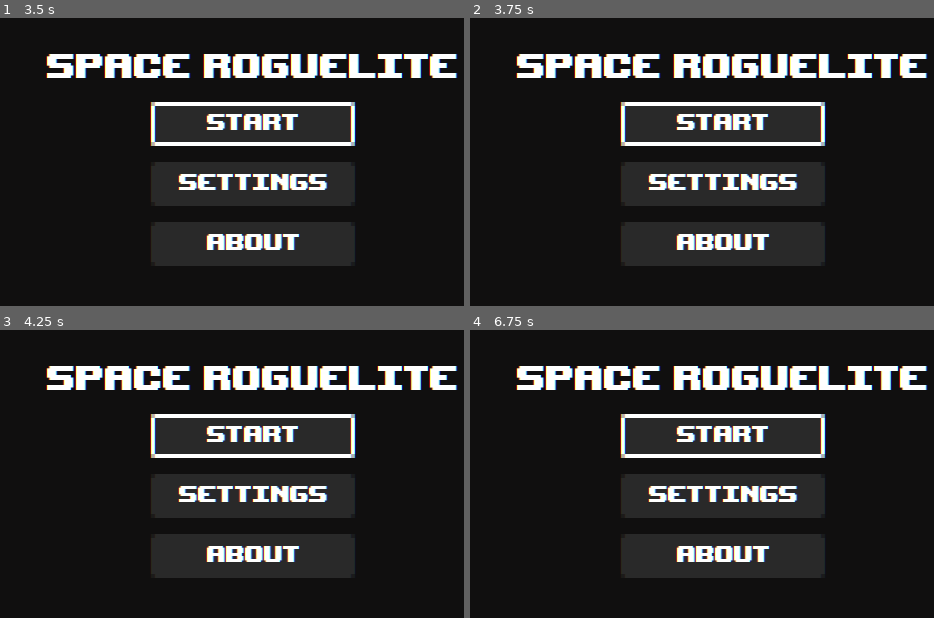
Above: before the commit, frames 1-4 (two rows, left to right).
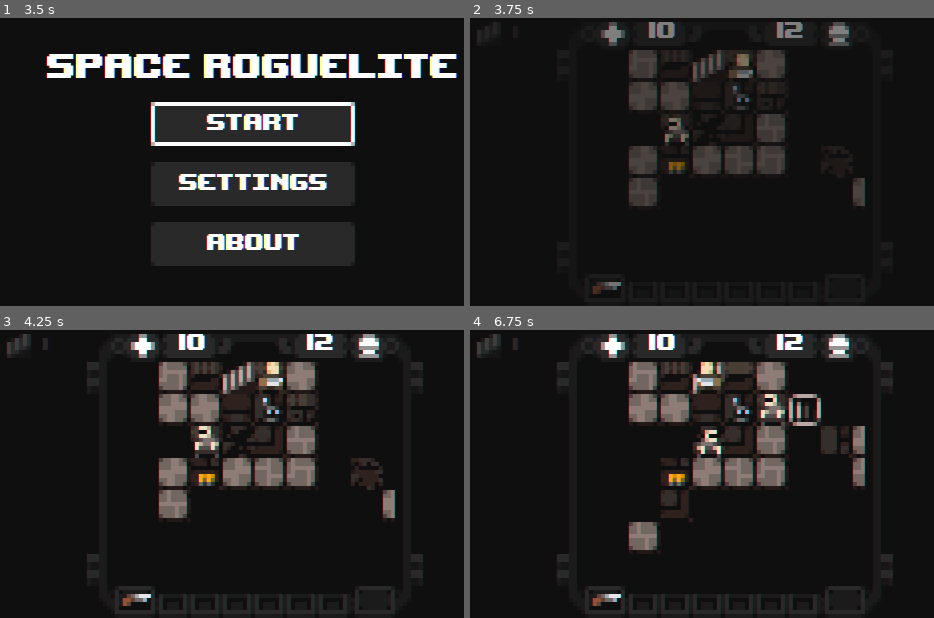
Above: after the commit, the same moments.

Repository: PavelProvotorov/Godot-Terminus-Roguelike
Game: Godot game, scene res://Scenes/Main.tscn
The game is run twice, just before and just after one commit, with the same random seed, the same clock (stepped at 60 frames per second) and the same inputs. Sound files missing from this copy of the repository are replaced by a short silence.
Inputs:
- Up to frame 1 (3.5 s): click "Start" at 0.5 s; click "Start" at 1.25 s; click "Settings" at 2 s; click "About" at 2.75 s
- Up to frame 2 (3.75 s): tap Enter at 3.5 s; hold Right (ui_right) from 3.53 s (still down)
- Up to frame 3 (4.25 s): keep holding Right (ui_right)
- Up to frame 4 (6.75 s): tap Space at 4.25 s; release Right (ui_right) at 4.28 s; hold Down (ui_down) 4.28-5.03 s; hold Right (ui_right) 5.03-5.78 s; hold Up (ui_up) 5.78-6.53 s; hold Left (ui_left) from 6.53 s (still down)

Frame 1 is identical in both runs. In frame 2, 27% of the frame differs, in the area x 9-99%, y 1-96%; in frame 3, 35%; in frame 4, 36%, in the area x 1-99%, y 1-99%.
Error before the commit: Parse Error: The method "action_textlog" isn't declared in the current class. (res://Scripts/mobs/Player.gd:243)

Commit message:
Revert "Merge branch 'main' of https://github.com/PavelProvotorov/Godot-Untitled-Space-Roguelite"
This reverts commit c4b0d2f96cf81212cb9ad139e0aa9c770055a550, reversing
changes made to 7d13c38a88a11d52119a96564099101aa35c1783.

Diff:
--- a/Resources/animatedtiles/Animation_Asteroid_0.tres
+++ b/Resources/animatedtiles/Animation_Asteroid_0.tres
@@ -2,7 +2,7 @@
 
 [ext_resource path="res://Assets/asteroid0_1.png" type="Texture" id=1]
 [ext_resource path="res://Assets/asteroid0_0.png" type="Texture" id=2]
-[ext_resource path="res://Scripts/other/AnimatedTile.gd" type="Script" id=3]
+[ext_resource path="res://Scripts/AnimatedTile.gd" type="Script" id=3]
 
 [resource]
 frames = 2
--- a/Resources/animatedtiles/Animation_Asteroid_1.tres
+++ b/Resources/animatedtiles/Animation_Asteroid_1.tres
@@ -2,7 +2,7 @@
 
 [ext_resource path="res://Assets/asteroid1_1.png" type="Texture" id=1]
 [ext_resource path="res://Assets/asteroid1_0.png" type="Texture" id=2]
-[ext_resource path="res://Scripts/other/AnimatedTile.gd" type="Script" id=3]
+[ext_resource path="res://Scripts/AnimatedTile.gd" type="Script" id=3]
 
 [resource]
 frames = 2
--- a/Resources/animatedtiles/Animation_Asteroid_2.tres
+++ b/Resources/animatedtiles/Animation_Asteroid_2.tres
@@ -2,7 +2,7 @@
 
 [ext_resource path="res://Assets/asteroid2_0.png" type="Texture" id=1]
 [ext_resource path="res://Assets/asteroid2_1.png" type="Texture" id=2]
-[ext_resource path="res://Scripts/other/AnimatedTile.gd" type="Script" id=3]
+[ext_resource path="res://Scripts/AnimatedTile.gd" type="Script" id=3]
 
 [resource]
 frames = 2
--- a/Scripts/Global.gd
+++ b/Scripts/Global.gd
@@ -47,7 +47,6 @@
 #---------------------------------------------------------------------------------------
 var GAME_STATE = GAME_STATE_LIST.STATE_MENU
 
-# Node groups
 const GROUPS = {
 	ITEM = "ITEM",
 	WEAPON = "WEAPON",
@@ -112,6 +111,11 @@
 	if GAME_STATE == GAME_STATE_LIST.STATE_NONE:
 		print("< NO GAME STATE>")
 	elif GAME_STATE == GAME_STATE_LIST.STATE_PLAYER_TURN:
+		# Check through buffs on Player
+#		get_tree().call_group("PLAYER","buff_tick")
+#		yield(self.get_idle_frame(),"completed")
+#		Global.LEVEL_LAYER_LOGIC.fog_update()
+#		print("< PLAYER MOVEMENT STARTED >")
 		get_tree().call_group("PLAYER","buff_tick")
 		yield(self.get_idle_frame(),"completed")
 		NODE_PLAYER.turn_count = 0
--- a/Scripts/levelgen/LevelLogic.gd
+++ b/Scripts/levelgen/LevelLogic.gd
@@ -17,12 +17,6 @@
 var map_border
 
 var generator_on:bool = true
-
-const floor_tile_list:Array = [0,0,0,1,2,3,4,5]
-const block_tile_list:Array = [0,1,2,3,4,5]
-const deco_tile_list:Array = [0,0,0,0,0,0,0,0,0,1,2,3]
-const entrance_tile_list:Array = [15]
-const exit_tile_list:Array = [14]
 
 const DIRECTION_LIST:Array = [
 	Vector2.UP,
@@ -114,11 +108,11 @@
 	generator_room_add_items()
 
 	# Set textures
-	tilemap_texture_set_random(Global.LEVEL_LAYER_BASE,TILESET_BASE.TILE_FLOOR,TILESET_LOGIC.TILE_FLOOR,floor_tile_list)
-	tilemap_texture_set_random(Global.LEVEL_LAYER_BASE,TILESET_BASE.TILE_BLOCK,TILESET_LOGIC.TILE_BLOCK,block_tile_list)
-	tilemap_texture_set_random(Global.LEVEL_LAYER_DECO,TILESET_BASE.TILE_DECO,TILESET_LOGIC.TILE_FLOOR,deco_tile_list)
-	tilemap_texture_set_random(Global.LEVEL_LAYER_BASE,TILESET_BASE.TILE_FLOOR,TILESET_LOGIC.TILE_EXIT,exit_tile_list)
-	tilemap_texture_set_random(Global.LEVEL_LAYER_BASE,TILESET_BASE.TILE_FLOOR,TILESET_LOGIC.TILE_ENTRANCE,entrance_tile_list)
+	tilemap_texture_set_random(Global.LEVEL_LAYER_BASE,TILESET_BASE.TILE_FLOOR,TILESET_LOGIC.TILE_FLOOR,[0,0,0,1,2,3,4,5])
+	tilemap_texture_set_random(Global.LEVEL_LAYER_BASE,TILESET_BASE.TILE_BLOCK,TILESET_LOGIC.TILE_BLOCK,[0,1,2,3,4,5])
+	tilemap_texture_set_random(Global.LEVEL_LAYER_DECO,TILESET_BASE.TILE_DECO,TILESET_LOGIC.TILE_FLOOR,[0,0,0,0,0,0,0,0,0,1,2,3])
+	tilemap_texture_set_random(Global.LEVEL_LAYER_BASE,TILESET_BASE.TILE_FLOOR,TILESET_LOGIC.TILE_EXIT,[14])
+	tilemap_texture_set_random(Global.LEVEL_LAYER_BASE,TILESET_BASE.TILE_FLOOR,TILESET_LOGIC.TILE_ENTRANCE,[15])
 	tilemap_texture_set_walls(TILESET_BASE.TILE_WALL,[0,1,2,3,4,5])
 	pass
 
--- a/Scripts/mobs/Player.gd
+++ b/Scripts/mobs/Player.gd
@@ -89,12 +89,14 @@
 	Global.UI_TURN.set_text(self.stat_speed as String)
 
 func _unhandled_input(key):
+#	if Global.GAME_STATE == Global.GAME_STATE_LIST.STATE_NONE:
+#		return
 	if NODE_TWEEN.is_active() == true:
 		return
 	for input in INPUT_LIST.values():
 		if key.is_action_pressed(input):
 			if Global.GAME_STATE == Global.GAME_STATE_LIST.STATE_PLAYER_TURN:
-				# MELEE MODE INPUT
+				# MELEE MODE
 				if PLAYER_ACTION_INPUT == false && PLAYER_ACTION_SHOOT == false && PLAYER_ACTION_TEXT == false && PLAYER_ACTION_THROW == false:
 					if input == INPUT_LIST.UI_UP:    action_collision_check(Vector2.UP)
 					if input == INPUT_LIST.UI_DOWN:  action_collision_check(Vector2.DOWN)
@@ -102,8 +104,10 @@
 					if input == INPUT_LIST.UI_RIGHT: action_collision_check(Vector2.RIGHT)
 					if input == INPUT_LIST.UI_PICK:  action_interact(Vector2(0,0))
 					if input == INPUT_LIST.UI_SKIP:
+#						action_textlog()
 						turn_count = stat_speed
 						check_turn()
+#						print(Global.LEVEL_LAYER_LOGIC.util_get_free_fog_cells())
 					if input == INPUT_LIST.UI_SPACE: action_targets_check_shoot()
 					if input == INPUT_LIST.UI_1: action_use_item(1)
 					if input == INPUT_LIST.UI_2: action_use_item(2)
@@ -111,7 +115,10 @@
 					if input == INPUT_LIST.UI_4: action_use_item(4)
 					if input == INPUT_LIST.UI_5: action_use_item(5)
 					if input == INPUT_LIST.UI_6: action_use_item(6)
-				# RANGED MODE INPUT
+#					if input == INPUT_LIST.UI_SPACE:
+#						Global.GAME_STATE = Global.GAME_STATE_LIST.STATE_PAUSE
+#						Global.NODE_MAIN.level_select()
+				# RANGED MODE
 				elif PLAYER_ACTION_INPUT == false && PLAYER_ACTION_SHOOT == true && PLAYER_ACTION_TEXT == false && PLAYER_ACTION_THROW == false:
 					if input == INPUT_LIST.UI_UP:    action_shoot(Vector2.UP,equiped_weapon.stat_shoot_count)
 					if input == INPUT_LIST.UI_DOWN:  action_shoot(Vector2.DOWN,equiped_weapon.stat_shoot_count)
@@ -122,7 +129,7 @@
 						check_turn()
 					if input == INPUT_LIST.UI_SPACE: action_targets_disbale()
 
-				# THROWING MODE INPUT
+				# THROWING MODE
 				elif PLAYER_ACTION_INPUT == false && PLAYER_ACTION_THROW == true && PLAYER_ACTION_SHOOT == false && PLAYER_ACTION_TEXT == false:
 					if input == INPUT_LIST.UI_UP:    action_throw(Vector2.UP)
 					if input == INPUT_LIST.UI_DOWN:  action_throw(Vector2.DOWN)
@@ -130,18 +137,16 @@
 					if input == INPUT_LIST.UI_RIGHT: action_throw(Vector2.RIGHT)
 					if input == INPUT_LIST.UI_SPACE: action_targets_disbale()
 
-				# TEXT MODE INPUT
+				# TEXT MODE
 				elif PLAYER_ACTION_INPUT == false && PLAYER_ACTION_SHOOT == false && PLAYER_ACTION_TEXT == true && PLAYER_ACTION_THROW == false:
 					if input == INPUT_LIST.UI_SPACE:
 						Global.NODE_UI_TEXT.hide()
 						PLAYER_ACTION_TEXT = false
 						pass
 					pass
-				# NONE MODE
 				else:
 					pass
 
-# CHECK FOR TARGETS IN SHOOTING RANGE
 func action_targets_check_shoot():
 	PLAYER_ACTION_INPUT = true
 	PLAYER_ACTION_SHOOT = true
@@ -172,7 +177,6 @@
 	PLAYER_ACTION_INPUT = false
 	pass
 
-# CHECK FOR TARGETS IN THROWING RANGE
 func action_targets_check_throw(stat_throwable_range):
 	PLAYER_ACTION_INPUT = true
 	PLAYER_ACTION_THROW = true
@@ -245,6 +249,12 @@
 
 	NODE_RAYCAST_COLLIDE.clear_exceptions()
 	PLAYER_ACTION_INPUT = false
+
+func action_textlog():
+	Global.NODE_UI_TEXT.show()
+	Global.NODE_UI_TEXTLOG.text = "< random queen bee sounds >"
+	Global.NODE_UI_TEXTLOG.show_text()
+	pass
 
 func action_use_item(slot_id:int):
 	PLAYER_ACTION_INPUT = true
@@ -424,7 +434,6 @@
 	elif turn_count != stat_speed:
 		pass
 
-# Setus up the default stats, clears intentory and adds weapon
 func player_to_default():
 	Global.NODE_UI_INVENTORY.clear_inventory()
 	self.equiped_weapon = Data.shotgun.instance()
Renamed: Scripts/other/AStarPath.gd -> Scripts/AStarPath.gd
Renamed: Scripts/other/AnimatedTile.gd -> Scripts/AnimatedTile.gd
Renamed: Scripts/other/Dump.gd -> Scripts/Dump.gd
